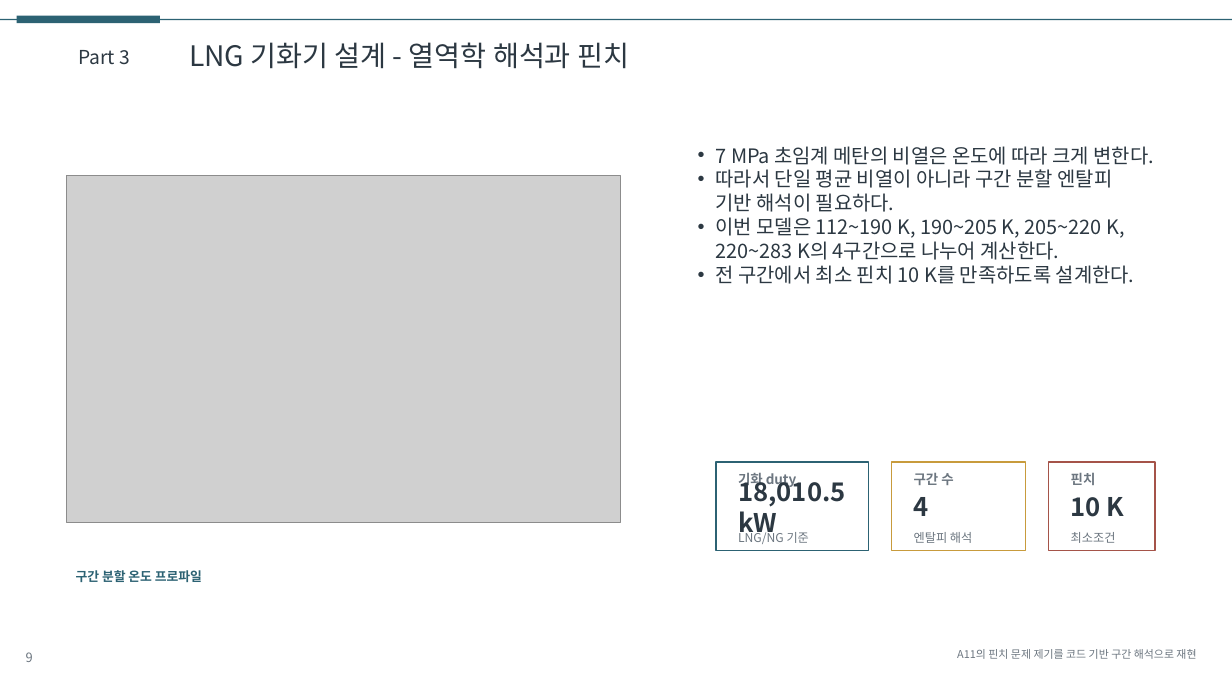
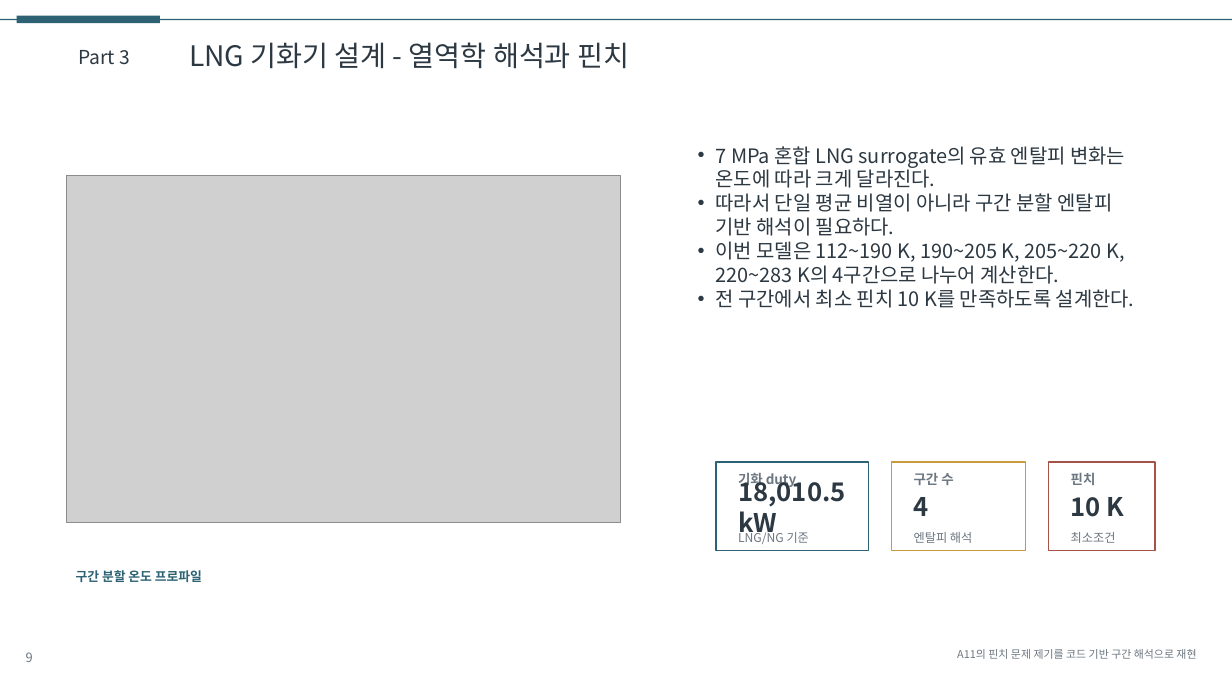
Before and after one commit to CuriousN006/lng-idc-design-study, a slide deck: slide 9 of deliverables/presentation_draft.pptx. Drawn at 1232x693 pixels with LibreOffice and Linux fonts; fonts in the diff are those of the drawing; grey boxes stand for pictures. Boxes give left, top, right and bottom in pixels: in the first picture for what was removed or moved away, otherwise in the second. Text is boxed around its words. In the diff, an @@ line names an element or a change of style, - is before the commit and + after.

```diff
--- a/deliverables/presentation_draft.pptx
+++ b/deliverables/presentation_draft.pptx
@@ text at (x1=716, y1=146, x2=1125, y2=188): text changed @@
-• 7 MPa 초임계 메탄의 비열은 온도에 따라 크게 변한다.
+• 7 MPa 혼합 LNG surrogate의 유효 엔탈피 변화는 온도에 따라 크게 달라진다.
```
Also in this commit, not shown: 4 other slides changed, 5 other files.
